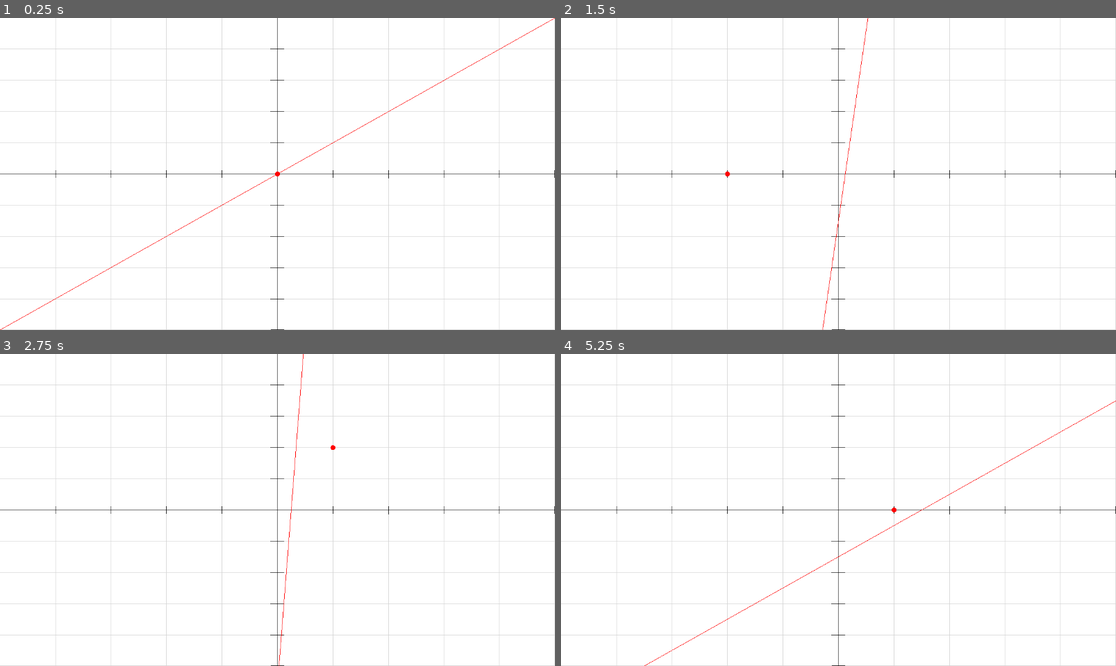
Above: before the commit, frames 1-4 (two rows, left to right).
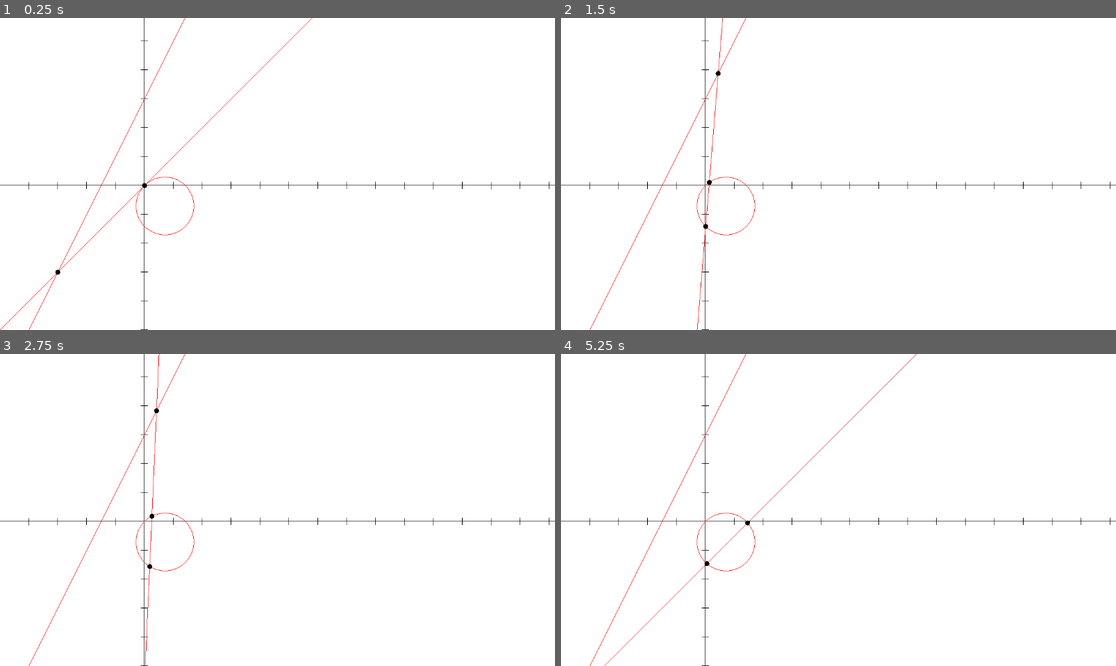
Above: after the commit, the same moments.

Repository: SalticHash/Lines
Game: Godot game, scene res://main_menu/math_renderer.tscn
The game is run twice, just before and just after one commit, with the same random seed, the same clock (stepped at 60 frames per second) and the same inputs. The project has no main scene, so this scene is started directly.
Inputs (mouse positions are in pixels of both pictures, inside the frame that each line leads up to):
- Up to frame 1 (0.25 s): no input
- Up to frame 2 (1.5 s): tap Enter at 0.5 s; move the mouse to (960, 158) at 0.52 s; hold D (test_right) 0.53-1.28 s; move the mouse to (727, 189) at 1.27 s; hold S (test_down) from 1.28 s (still down)
- Up to frame 3 (2.75 s): move the mouse to (333, 441) at 2.02 s; release S (test_down) at 2.03 s; hold D (test_right) from 2.03 s (still down)
- Up to frame 4 (5.25 s): move the mouse to (810, 572) at 2.77 s; release D (test_right) at 2.78 s; hold W (test_up) 2.78-3.53 s; move the mouse to (1005, 556) at 3.52 s; hold A (test_left) 3.53-5.03 s; move the mouse to (672, 463) at 4.27 s; move the mouse to (866, 510) at 5.02 s; hold S (test_down) from 5.03 s (still down)

The runs differ from the first frame. In frame 1, 4.2% of the frame differs, in the area x 0-100%, y 0-100%; in frame 2, 4.0%; in frame 3, 4.0%; in frame 4, 4.2%.

Commit message:
Add circle graph, intersections graph

Diff:
--- a/math_renderer/math_renderer.gd
+++ b/math_renderer/math_renderer.gd
@@ -1,42 +1,72 @@
 extends Control
 
 var view: Rect2 = Rect2(-5, -5, 10, 10)
-var m: float = 1.0
-var b: float = 0.0
+var cm: float = 1.0
+var cb: float = 0.0
 
 
 func _process(delta: float) -> void:
+	view.size = size / 60
 	var dir = Input.get_vector(&"ui_left", &"ui_right", &"ui_down", &"ui_up")
 	view.position += delta * dir * 60 * 0.125 * Vector2(1.0, size.x / size.y)
-	m += Input.get_axis(&"test_left", &"test_right") * 60 * delta * 0.25
-	b += Input.get_axis(&"test_down", &"test_up") * 60 * delta * 0.125
+	cm += Input.get_axis(&"test_left", &"test_right") * 60 * delta * 0.25
+	cb += Input.get_axis(&"test_down", &"test_up") * 60 * delta * 0.125
 	queue_redraw()
 
 func _draw() -> void:
-	draw_grid(1)
+	draw_grid(2)
 	draw_axis(Vector2i.RIGHT, 1)
 	draw_axis(Vector2i.UP, 1)
-	draw_circle(
-		locv(snapped(glob(get_global_mouse_position()), Vector2.ONE))
-		, 5, Color.RED)
+	var p = Vector2(sqrt(2)/2,-sqrt(2)/2)#glob(get_global_mouse_position())
+	graph_line(cm, cb)
+	graph_line(2, 3)
+	graph_circle(1, p)
+	var i = circle_line_intersects(cm, cb, 1, p)
+	var j = circle_line_intersects(2, 3, 1, p)
+	var c = line_line_intersects(2, 3, cm, cb)
+	graph_points(i)
+	graph_points(j)
+	graph_points(c)
 
+func graph_points(points: Array[Vector2]) -> void:
+	for point: Vector2 in points:
+		draw_circle(locv(point), 5, Color.BLACK)
+func circle_line_intersects(m: float, b: float, r: float, p: Vector2) -> Array[Vector2]:
+	var a = 1 + m*m
+	var _b = 2 * (m*b - m*p.y - p.x)
+	var c = p.x*p.x + p.y*p.y - r*r + b*b - 2*b*p.y
+	var discriminant = _b*_b - 4*a*c
+	if is_equal_approx(discriminant, 0.0):
+		var x = -_b / (2*a)
+		return [Vector2(x, x*m + b)]
+	if discriminant < 0.0:
+		return []
+	var sqrt_discriminant = sqrt(discriminant)
+	var x1 = (-_b + sqrt_discriminant) / (2*a)
+	var x2 = (-_b - sqrt_discriminant) / (2*a)
+	return [
+		Vector2(x1, x1*m + b),
+		Vector2(x2, x2*m + b)
+	]
+
+func line_line_intersects(m1: float, b1: float, m2: float, b2: float) -> Array[Vector2]:
+	if is_equal_approx(m1, m2): return []
+	var x: float = (b1 - b2) / (m2 - m1)
+	return [Vector2(x, x*m1 + b1)]
+
+func graph_circle(r: float, p: Vector2):
+	var mx = (size.x / view.size.x)
+	var my = (size.y / view.size.y)
+	draw_ellipse(locv(p), r * mx, r * my, Color.RED, false)
+
+func graph_line(m: float, b: float):
 	var p1 = Vector2(view.position.x, view.position.x * m + b)
 	var p2 = Vector2(view.end.x, view.end.x * m + b)
 	draw_line(locv(p1), locv(p2),Color.RED)
 
 func draw_grid(steps):
-	for x in range(view.position.x, view.end.x + 1, steps):
-		draw_line(
-			loc(x, view.position.y),
-			loc(x, view.end.y),
-			Color.LIGHT_GRAY
-		)
-	for y in range(view.position.y, view.end.y + 1, steps):
-		draw_line(
-			loc(view.position.x, y),
-			loc(view.end.x, y),
-			Color.LIGHT_GRAY
-		)
+	### TODO: Ts did not work
+	pass
 
 func draw_axis(axis: Vector2i, steps: int):
 	var n = 0.125
